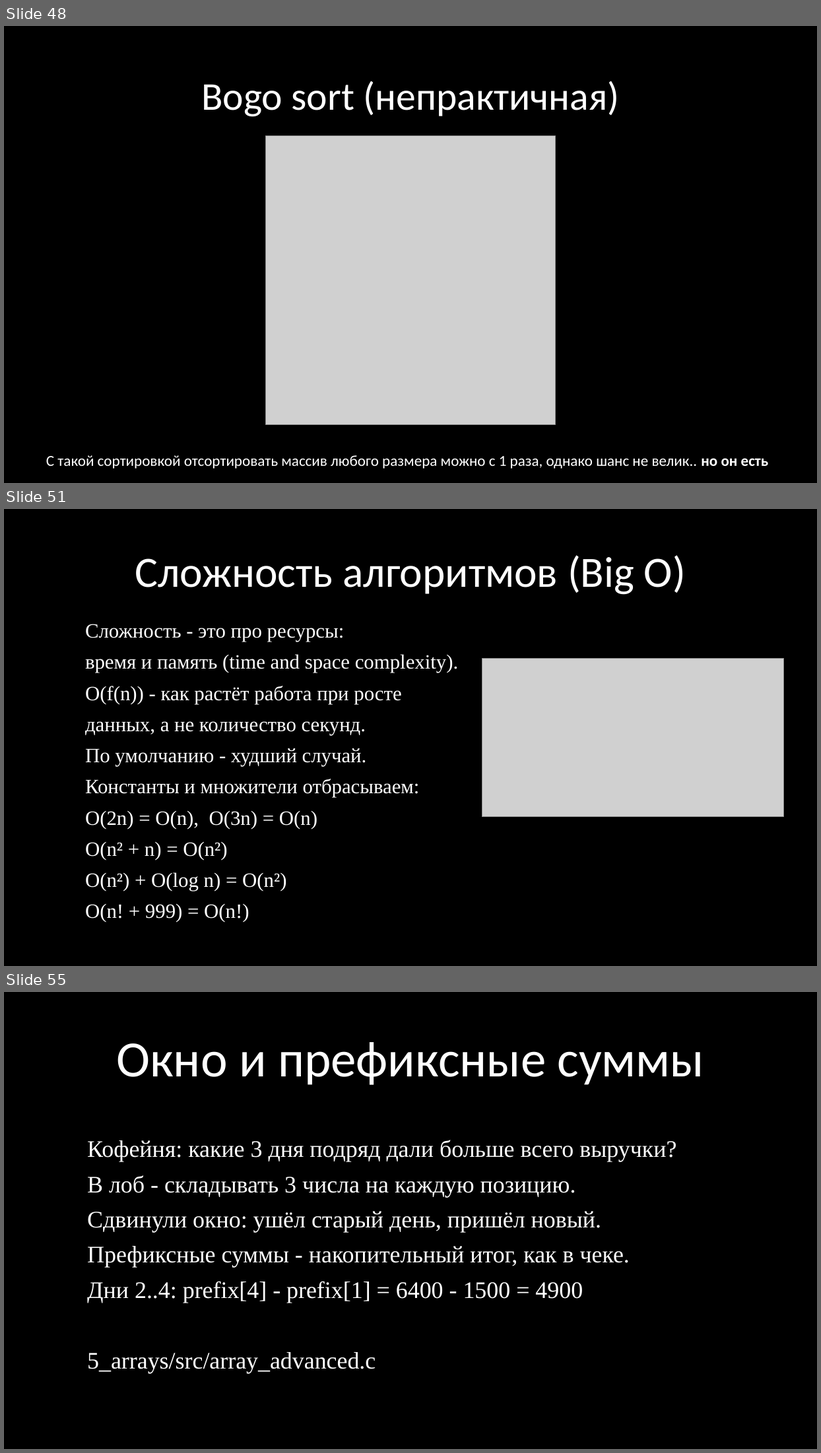
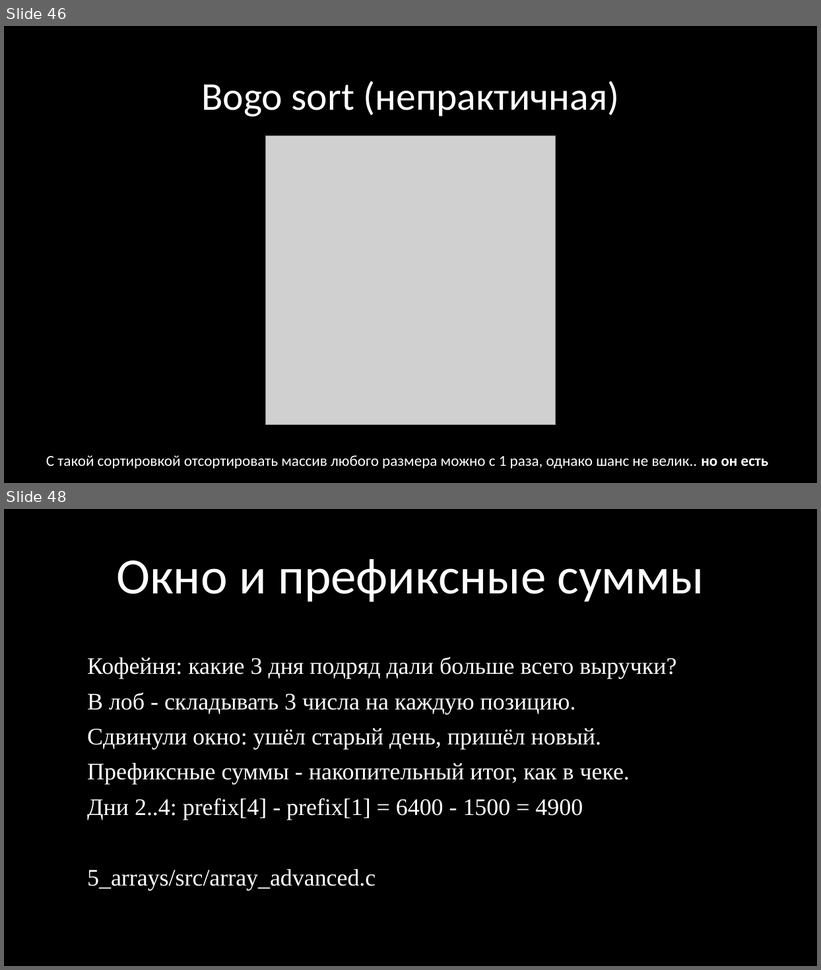
Before and after one commit to kruffka/C-Programming, a slide deck: 5_arrays/5_arrays.pptx. Shown one above the other, each under a label of ours: slides 48, 51 and 55 before the commit, slides 46 and 48 after it; the slides between them are not shown. The pictures are 821x1453 and 821x970 pixels, drawn with LibreOffice and Linux fonts; fonts in the diff are those of the drawing; grey boxes stand for pictures. Boxes give left, top, right and bottom in pixels: in the first picture for what was removed or moved away, otherwise in the second. Text is boxed around its words. In the diff, an @@ line names an element or a change of style, - is before the commit and + after.

```diff
--- a/5_arrays/5_arrays.pptx
+++ b/5_arrays/5_arrays.pptx
@@ slide 51 removed at [4, 509, 817, 966], background #000000 @@
@@ text removed at [135, 555, 686, 595] @@
-Сложность алгоритмов (Big O)
@@ text removed at [85, 624, 458, 922] @@
-Сложность - это про ресурсы:
-время и память (time and space complexity).
-O(f(n)) - как растёт работа при росте
-данных, а не количество секунд.
-По умолчанию - худший случай.
-Константы и множители отбрасываем:
-O(2n) = O(n), O(3n) = O(n)
-O(n² + n) = O(n²)
-O(n²) + O(log n) = O(n²)
-O(n! + 999) = O(n!)
@@ picture removed at [482, 658, 784, 817] @@
@@ what was slide 48 is now slide 46 @@
@@ what was slide 55 is now slide 48 @@
```
Also in this commit, not shown: 3 slides changed, 6 other slides removed, 15 other files.
